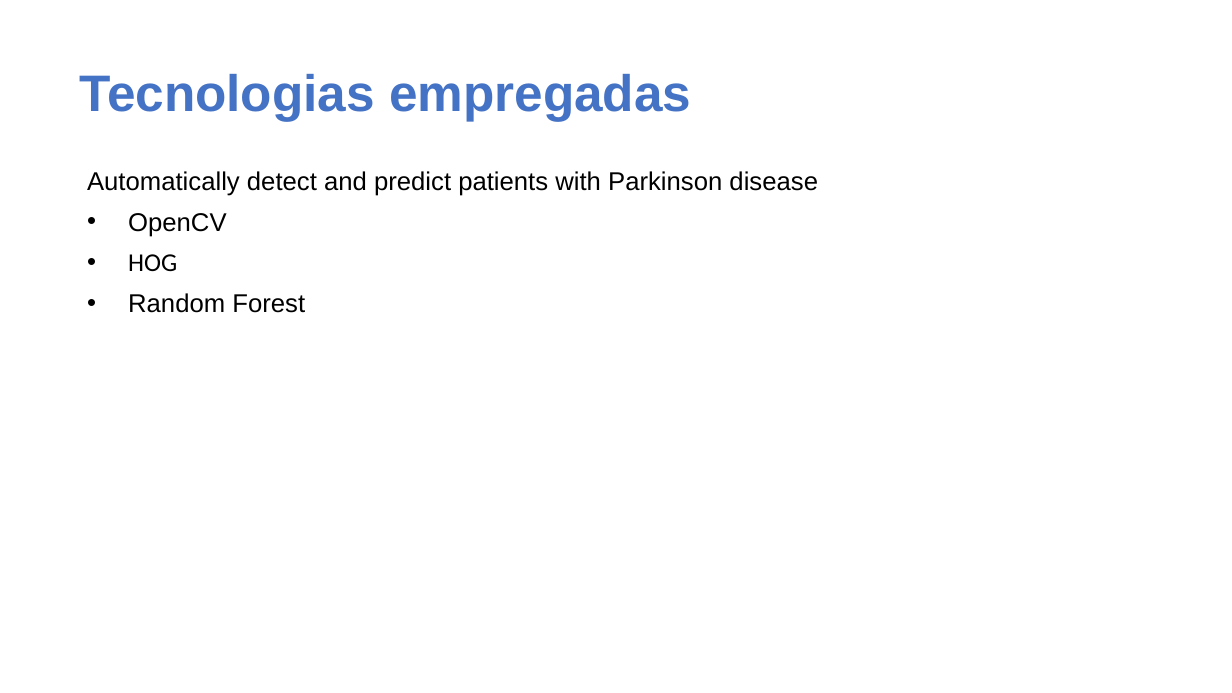
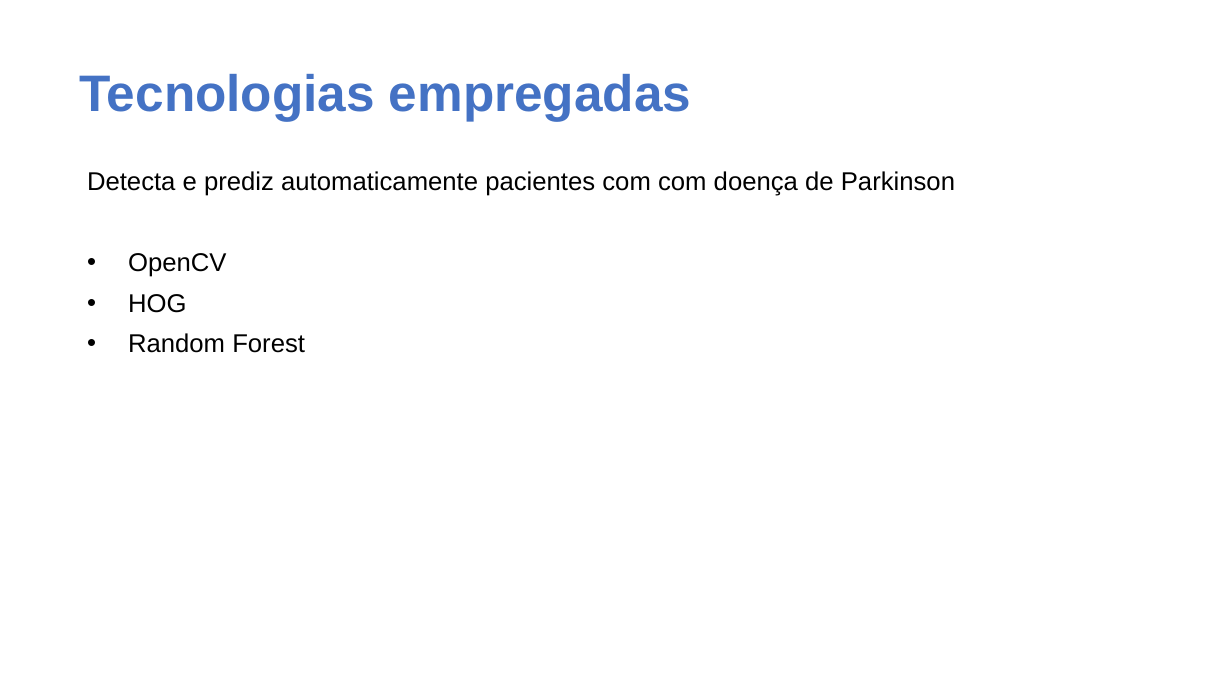
Before and after one commit to andrerclaudio/parkinson-prediction, a slide deck: slide 4 of Presentation.pptx. Drawn at 1232x693 pixels with LibreOffice and Linux fonts; fonts in the diff are those of the drawing; background and template pictures are left out. Boxes give left, top, right and bottom in pixels: in the first picture for what was removed or moved away, otherwise in the second. Text is boxed around its words. In the diff, an @@ line names an element or a change of style, - is before the commit and + after.

```diff
--- a/Presentation.pptx
+++ b/Presentation.pptx
@@ text at (x1=87, y1=171, x2=955, y2=196): text changed @@
-Automatically detect and predict patients with Parkinson disease
+Detecta e prediz automaticamente pacientes com com doença de Parkinson
@@ text at (x1=128, y1=294, x2=187, y2=313): font Calibri to Arial in "HOG" @@
```
Also in this commit, not shown: 3 other slides changed, 4 slides added, 3 slides removed.
